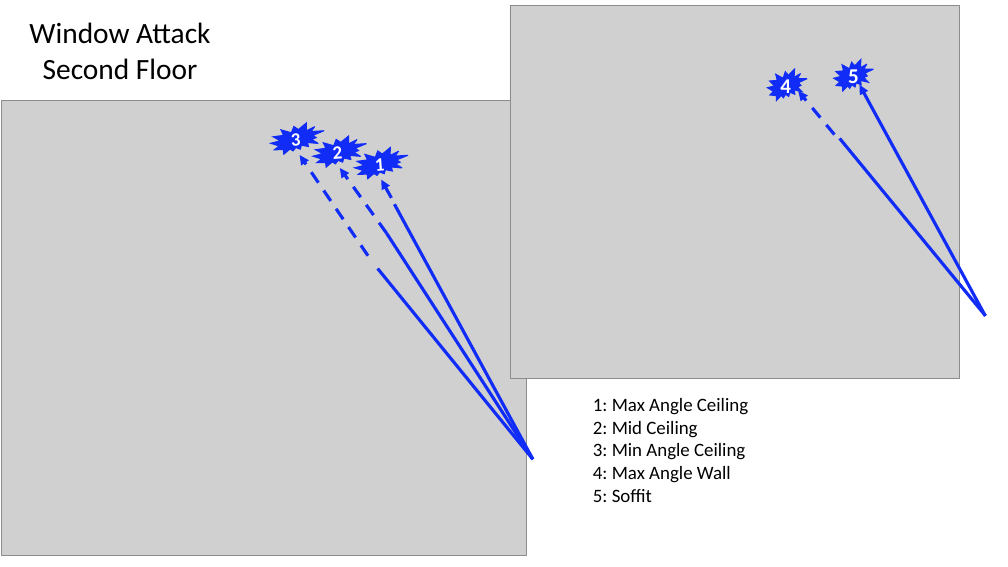
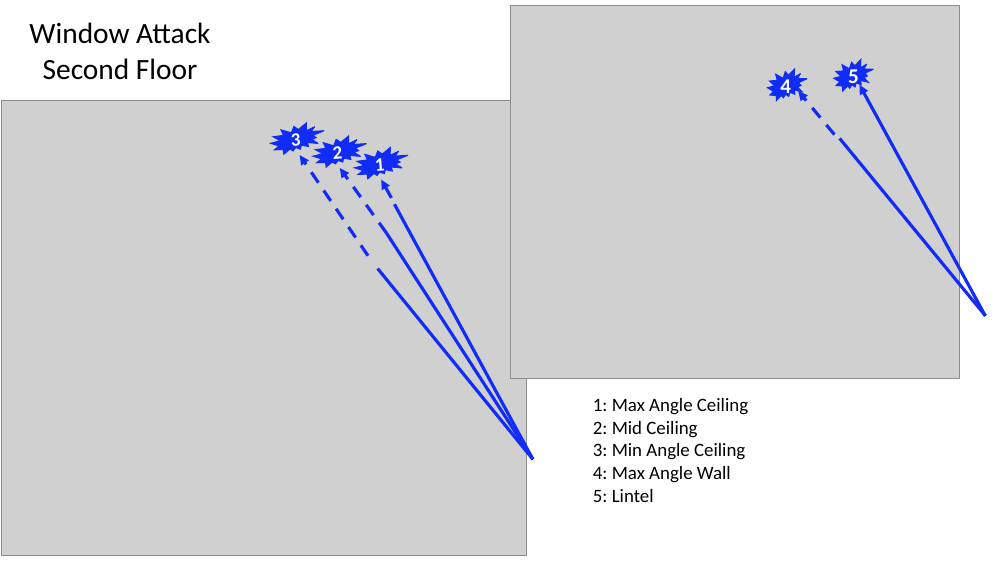
Before and after one commit to jwregan2/2013_Fire_Attack, a slide deck: slide 2 of Part_I/Report/Figures/Water_Distribution/Nozzle_Position_Legends.pptx. Drawn at 1008x567 pixels with LibreOffice and Linux fonts; fonts in the diff are those of the drawing; grey boxes stand for pictures. Boxes give left, top, right and bottom in pixels: in the first picture for what was removed or moved away, otherwise in the second. Text is boxed around its words. In the diff, an @@ line names an element or a change of style, - is before the commit and + after.

```diff
--- a/Part_I/Report/Figures/Water_Distribution/Nozzle_Position_Legends.pptx
+++ b/Part_I/Report/Figures/Water_Distribution/Nozzle_Position_Legends.pptx
@@ text at (593,489,654,502): text changed @@
-5: Soffit
+5: Lintel
```
Also in this commit, not shown: 1 other file.
